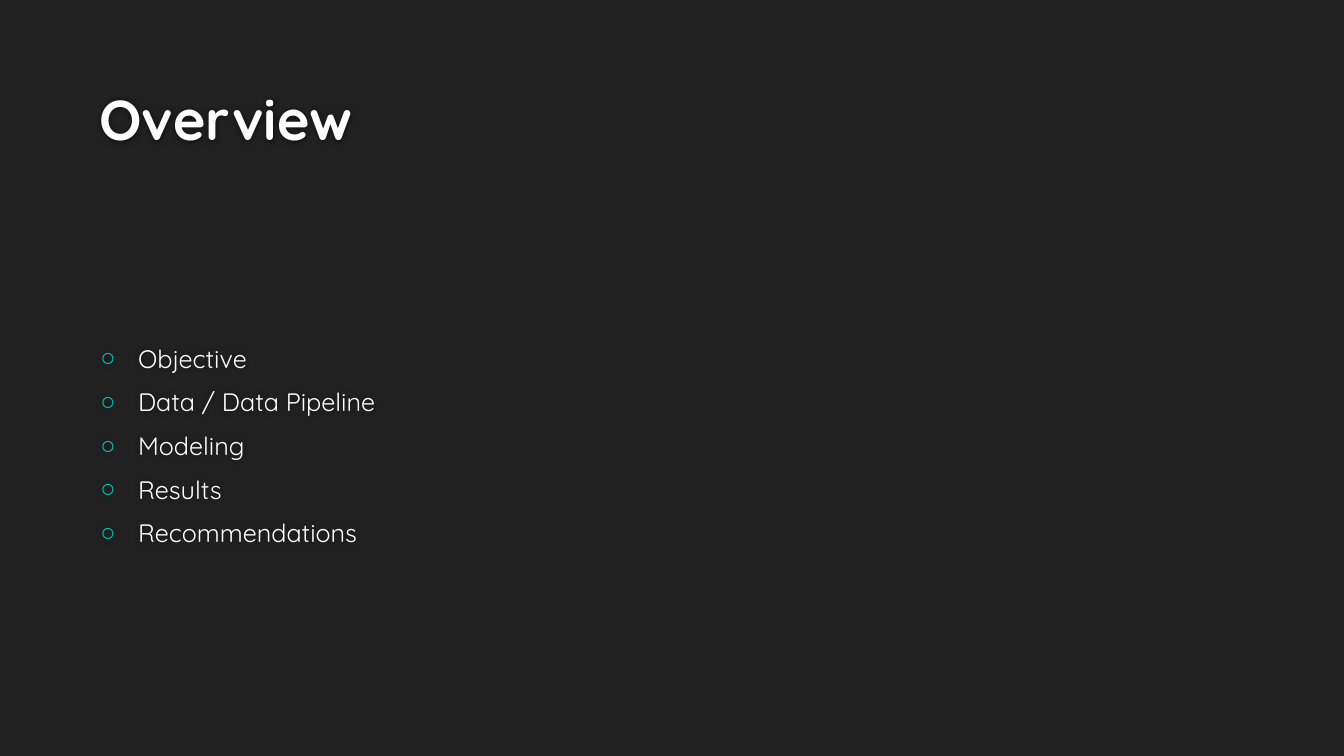
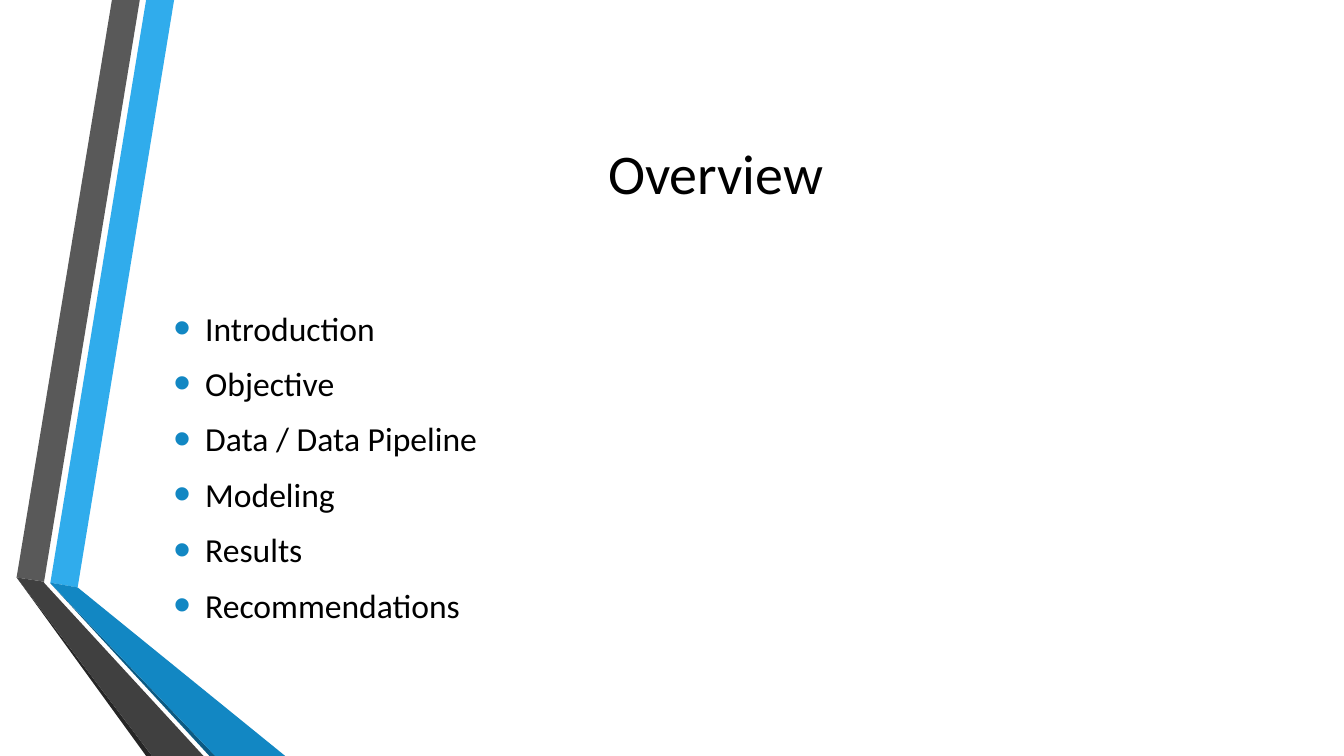
Before and after one commit to ChrisMichael11/Consumer_Complaint_Project, a slide deck: slide 2 of ppt/Consumer_Complaints.pptx. Drawn at 1344x756 pixels with LibreOffice and Linux fonts; fonts in the diff are those of the drawing; background and template pictures are left out. Boxes give left, top, right and bottom in pixels: in the first picture for what was removed or moved away, otherwise in the second. Text is boxed around its words. In the diff, an @@ line names an element or a change of style, - is before the commit and + after.

```diff
--- a/ppt/Consumer_Complaints.pptx
+++ b/ppt/Consumer_Complaints.pptx
@@ background #212121 to picture (left out) @@
@@ title "Overview": place and size @@
-title "Overview" at (99, 99, 352, 141)
+title "Overview" at (608, 155, 823, 195)
@@ title "Overview" at (608, 155, 823, 195): font Quicksand to Calibri, text colour #FEFEFE to #000000, bold off; alignment left to centre; vertical alignment bottom to middle @@
@@ text "Introduction": place and size @@
-text "Introduction" at (138, 349, 375, 543)
+text "Introduction" at (205, 317, 477, 619)
@@ text at (205, 317, 374, 342): paragraph added @@
+• Introduction
@@ text at (205, 372, 477, 619): size 18 to 24 pt, font Quicksand to Calibri, text colour #FFFFFF to #000000 in "Objective", "Data / Data Pipeline", "Modeling", "Results" and 1 more places; bullet ○ to •; more space between paragraphs; bullet colour #00C6BB to #1287C3 @@
@@ group added at (16, 0, 285, 756): 6 freeform shapes @@
```
Also in this commit, not shown: 3 other slides changed, 6 slides added, 4 slides removed, 13 other files.
